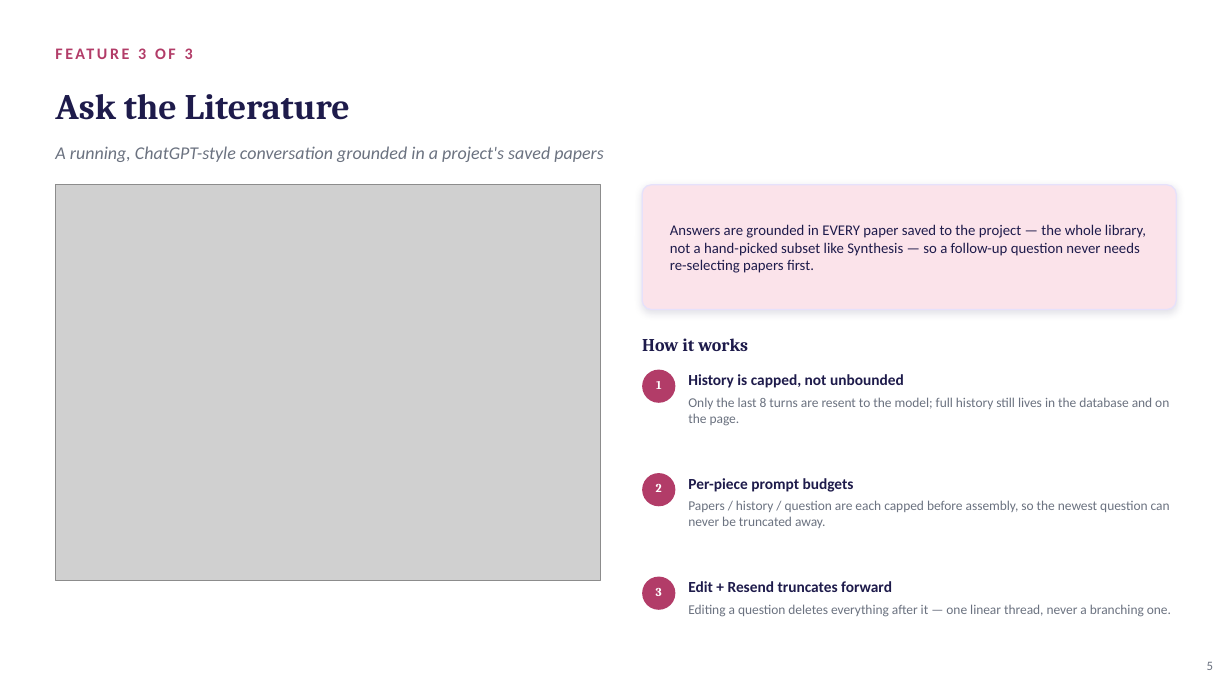
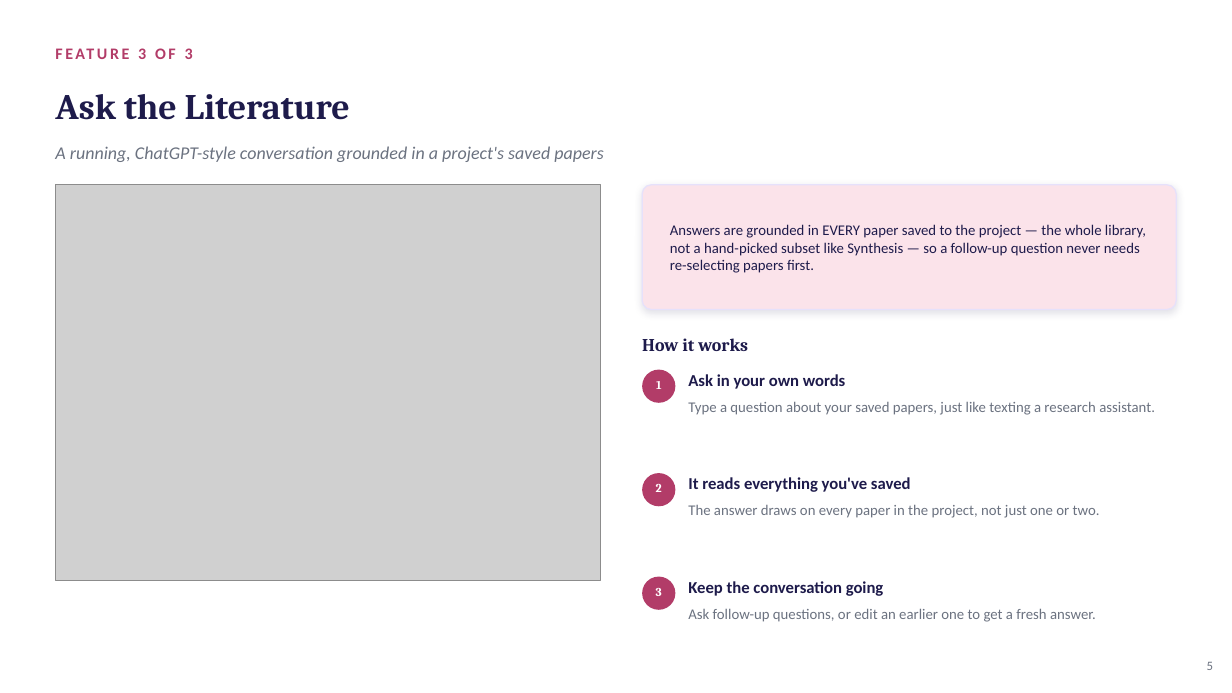
Before and after one commit to EmmanuelOrunta/researchlens-ai, a slide deck: slide 5 of presentations/ResearchLens_AI_Sprint4_Update.pptx. Drawn at 1232x693 pixels with LibreOffice and Linux fonts; fonts in the diff are those of the drawing; grey boxes stand for pictures. Boxes give left, top, right and bottom in pixels: in the first picture for what was removed or moved away, otherwise in the second. Text is boxed around its words. In the diff, an @@ line names an element or a change of style, - is before the commit and + after.

```diff
--- a/presentations/ResearchLens_AI_Sprint4_Update.pptx
+++ b/presentations/ResearchLens_AI_Sprint4_Update.pptx
@@ text at box(688, 374, 845, 389): text changed; size 12 to 13 pt @@
-History is capped, not unbounded
+Ask in your own words
@@ text at box(688, 402, 1155, 415): text changed; size 10.5 to 11.5 pt @@
-Only the last 8 turns are resent to the model; full history still lives in the database and on the page.
+Type a question about your saved papers, just like texting a research assistant.
@@ text at box(688, 477, 911, 492): text changed; size 12 to 13 pt @@
-Per-piece prompt budgets
+It reads everything you've saved
@@ text at box(688, 505, 1100, 518): text changed; size 10.5 to 11.5 pt @@
-Papers / history / question are each capped before assembly, so the newest question can never be truncated away.
+The answer draws on every paper in the project, not just one or two.
@@ text at box(688, 581, 884, 596): text changed; size 12 to 13 pt @@
-Edit + Resend truncates forward
+Keep the conversation going
@@ text at box(688, 609, 1096, 622): text changed; size 10.5 to 11.5 pt @@
-Editing a question deletes everything after it — one linear thread, never a branching one.
+Ask follow-up questions, or edit an earlier one to get a fresh answer.
```
Also in this commit, not shown: 3 other slides changed.
